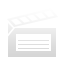
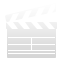
Layer changes from the first (64, 64) image to the second:
added group "Group 1" with 1 layers above "icon_videos" over 5, 7, 57, 58
added layer "icon_videos" (1st of 2, in "Group 1") in group "Group 1" over 5, 7, 57, 58
hid "icon_videos" (2nd of 2) over 7, 8, 58, 57
